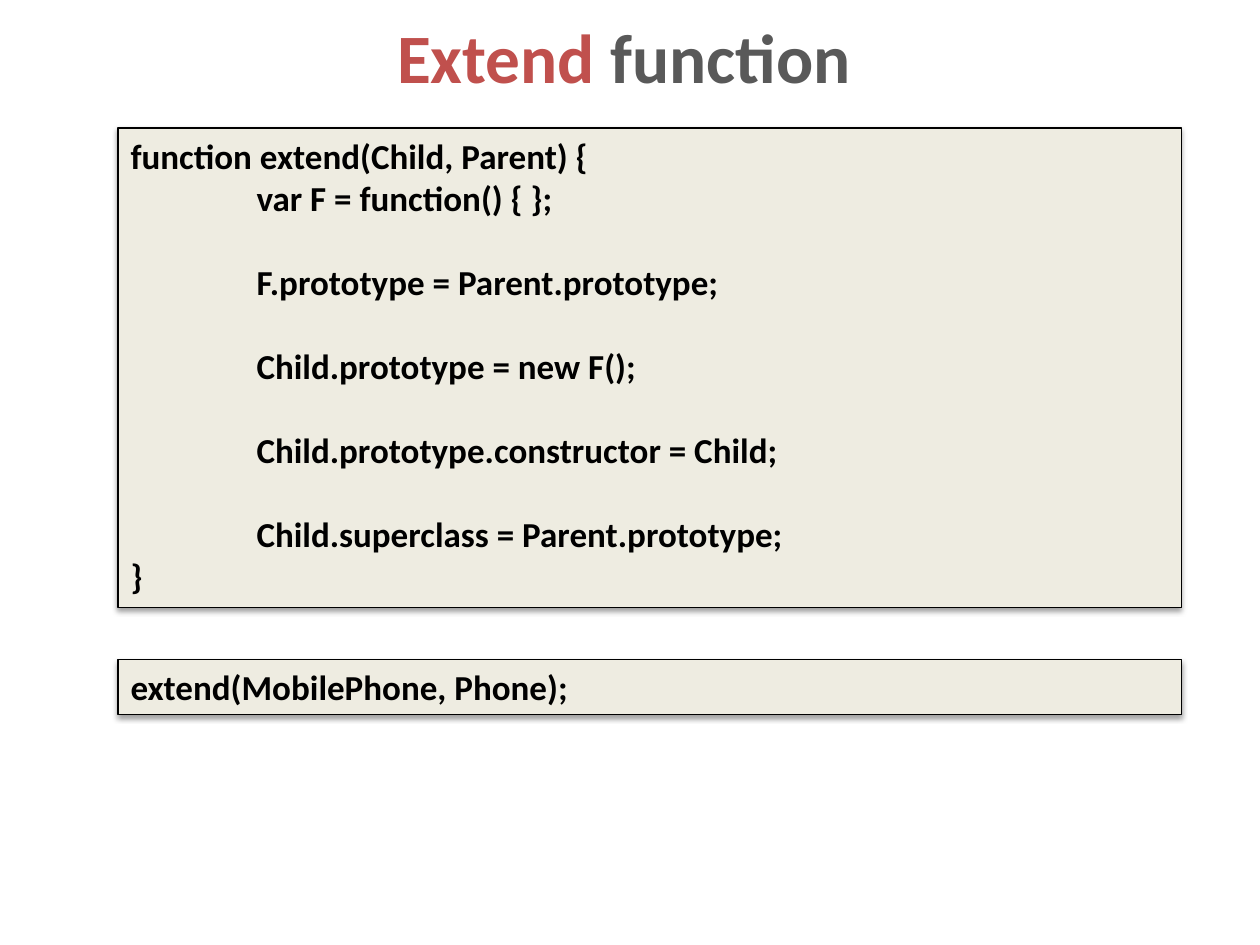
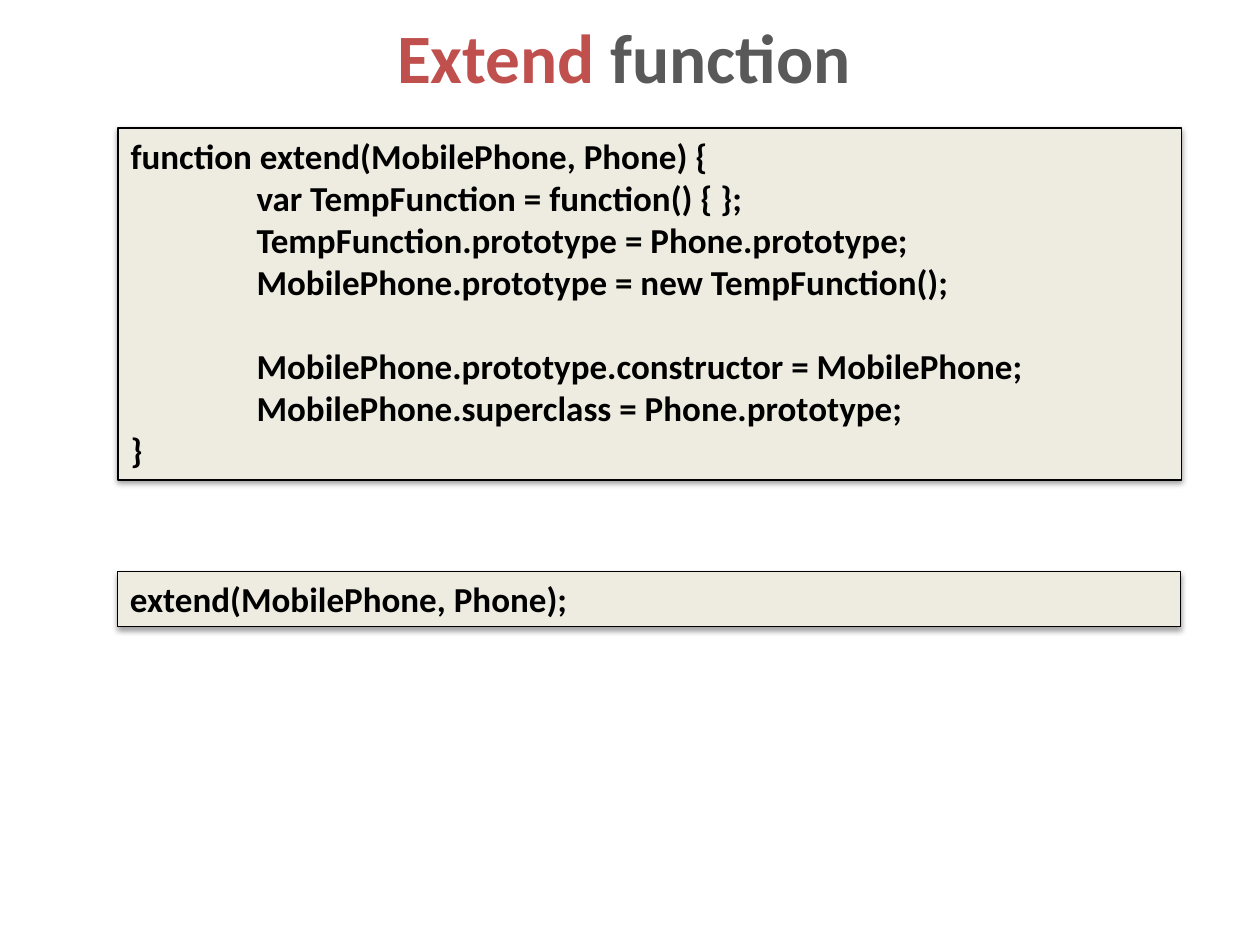
Before and after one commit to dzmitry-varabei/front-end-course, a slide deck: slide 33 of inheritance-in-javascript/Inheritance.pptx (slide 36 before the commit). Drawn at 1260x945 pixels with LibreOffice and Linux fonts; fonts in the diff are those of the drawing. Boxes give left, top, right and bottom in pixels: in the first picture for what was removed or moved away, otherwise in the second. Text is boxed around its words. In the diff, an @@ line names an element or a change of style, - is before the commit and + after.

```diff
--- a/inheritance-in-javascript/Inheritance.pptx
+++ b/inheritance-in-javascript/Inheritance.pptx
@@ rectangle "function extend(MobilePhone, Phone) {": place and size @@
-rectangle "function extend(MobilePhone, Phone) {" at (118,129,1182,607)
+rectangle "function extend(MobilePhone, Phone) {" at (118,129,1182,480)
@@ text in rectangle at (131,143,1023,427): text changed @@
-function extend(Child, Parent) {
-var F = function() { };
-F.prototype = Parent.prototype;
-Child.prototype = new F();
-Child.prototype.constructor = Child;
-Child.superclass = Parent.prototype;
+function extend(MobilePhone, Phone) {
+var TempFunction = function() { };
+TempFunction.prototype = Phone.prototype;
+MobilePhone.prototype = new TempFunction();
+MobilePhone.prototype.constructor = MobilePhone;
+MobilePhone.superclass = Phone.prototype;
@@ rectangle "extend(MobilePhone, Phone);": place and size @@
-rectangle "extend(MobilePhone, Phone);" at (118,659,1182,714)
+rectangle "extend(MobilePhone, Phone);" at (117,572,1181,627)
```
Also in this commit, not shown: 10 other slides changed, 1 slide added, 6 slides removed.
